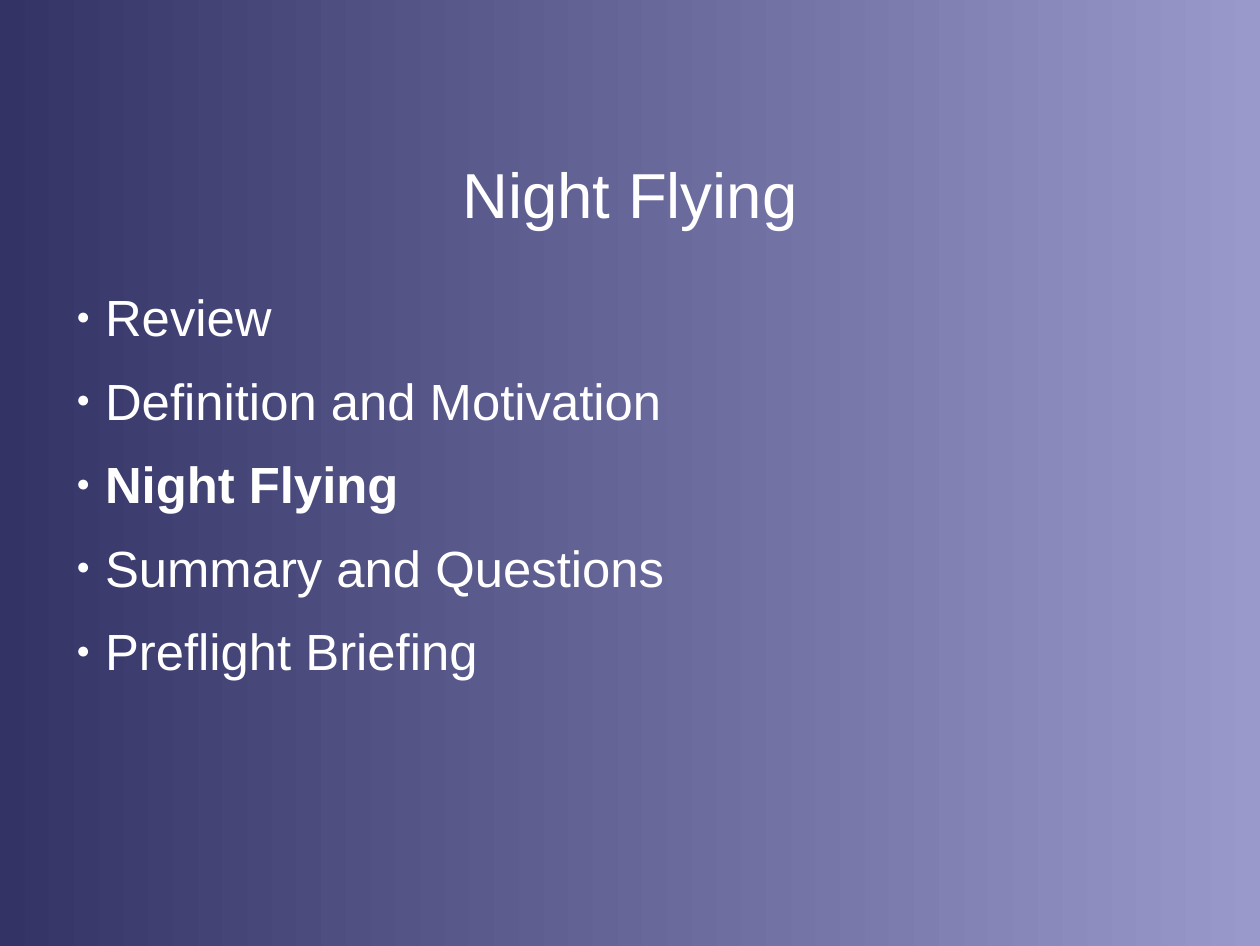
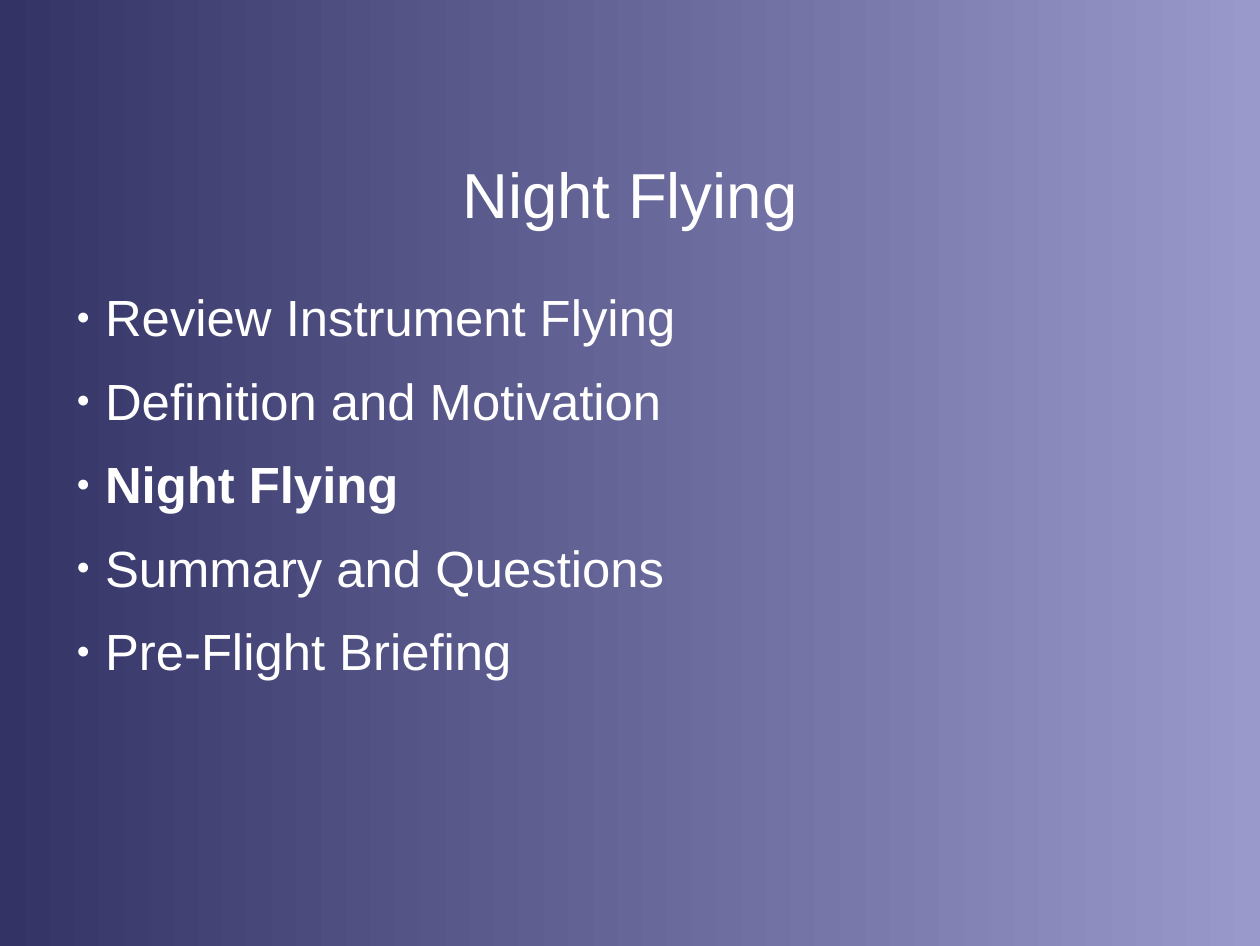
Before and after one commit to stephanheinemann/flight, a slide deck: slide 2 of FI/NightFlying/NightFlying.odp. Drawn at 1260x946 pixels with LibreOffice and Linux fonts; fonts in the diff are those of the drawing; background and template pictures are left out. Boxes give left, top, right and bottom in pixels: in the first picture for what was removed or moved away, otherwise in the second. Text is boxed around its words. In the diff, an @@ line names an element or a change of style, - is before the commit and + after.

Commit message:
extended night flying presentation

```diff
--- a/FI/NightFlying/NightFlying.odp
+++ b/FI/NightFlying/NightFlying.odp
@@ text at [105,299,676,347]: text changed @@
-● Review
+● Review Instrument Flying
@@ text at [105,633,511,681]: text changed @@
-● Preflight Briefing
+● Pre-Flight Briefing
```
Also in this commit, not shown: 6 other slides changed, 1 slide added, 1 slide removed, 21 other files.
